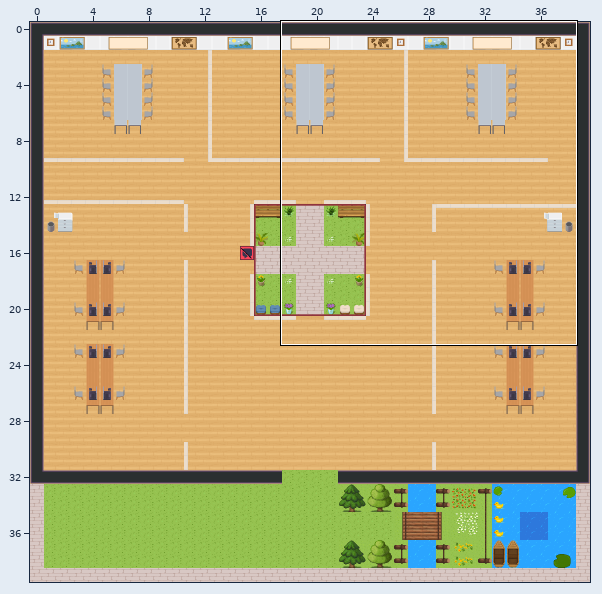
An edit to a level. Tiled map (JSON), map.tmj. Above, an overview of the earlier version with the close-up marked.
Close-up. Earlier state:
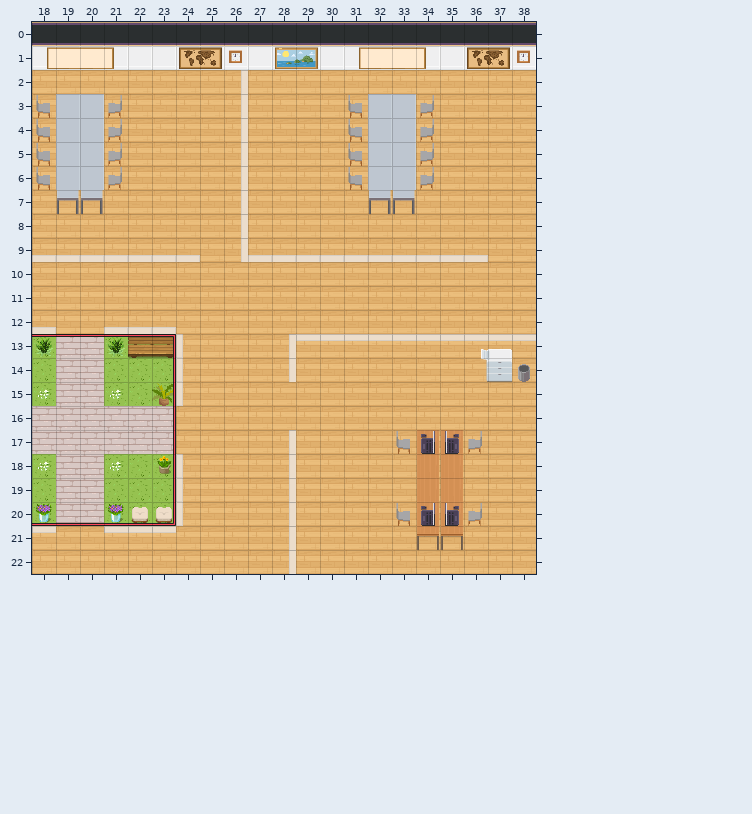
Cells are 32x32 px. Shown: x 18..38, y 0..22. The commit also changed other parts of the map, which this record leaves out.
And afterwards:
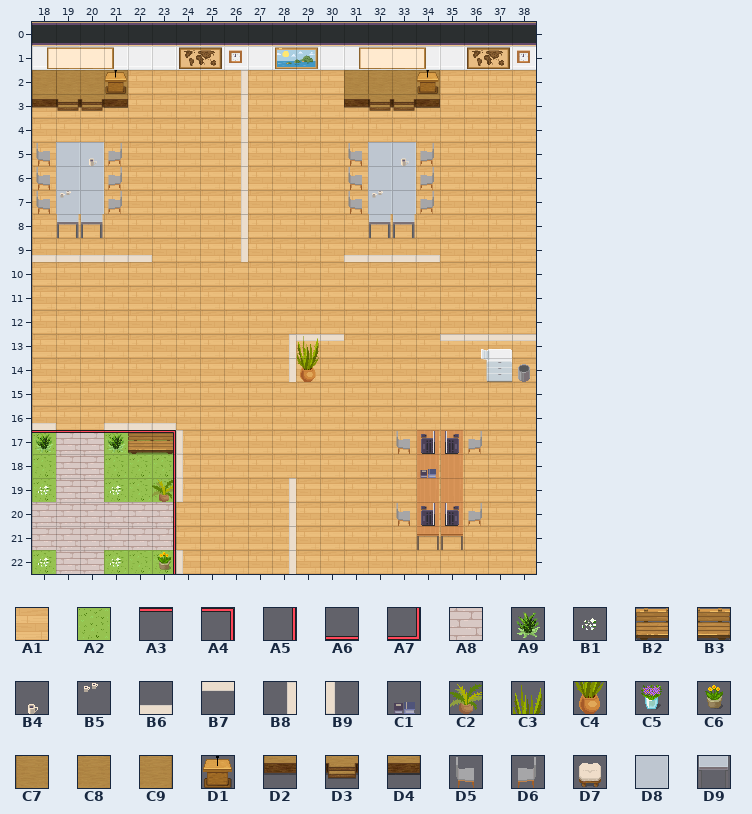
Key: from "Chunk 1": A1 2, A2 4, A3 16, A4 17, A5 19, A6 21, A7 22, A8 38, A9 55, B1 56, B2 129, B3 130, B4 153, B5 155, B6 167, B7 167 turned 180, B8 167 turned 270, B9 167 turned 90, C1 198, C2 200; from "WA_Decoration": C3 75, C4 87, C5 92, C6 93; from "WA_Other_Furniture": C7 100, C8 101, C9 102, D1 104, D2 112, D3 113, D4 114; from "WA_Seats": D5 119, D6 120, D7 164; from "WA_Tables": D8 17, D9 28.
__ is an empty cell.
Tiles of an added or newly shown layer are drawn over the layers below it.
From old to new:
Layer "Ground/floor/tile-floor-1":
Tile A1 replaces tile A2 in rows 13 to 15 at x 18 and 21 to 23.
Tile A1 replaces tile A8 in rows 13 to 15 at x 19 to 20; in row 16 at x 18 to 23.
Tile A2 replaces tile A1 in row 22 at x 18 and 21 to 23.
Tile A2 replaces tile A8 in row 17 at x 18 and 21 to 23.
Tile A8 replaces tile A1 in row 21 at x 18 to 23; in row 22 at x 19 to 20.
Tile A8 replaces tile A2 in row 20 at x 18 and 21 to 23.
Layer "Ground/floor/tile-stage-board-meeting-ro" (added):
Tile C7 is added in row 2 at x 18 to 19.
Tile C8 is added in row 2 at x 20.
Tile C9 is added in row 2 at x 21.
Tile D2 is added in row 3 at x 18.
Tile D3 is added in row 3 at x 19 to 20.
Tile D4 is added in row 3 at x 21.
Layer "Ground/floor/tile-stage-board-meeting-ro" (added):
Tile C7 is added in row 2 at x 31 to 32.
Tile C8 is added in row 2 at x 33.
Tile C9 is added in row 2 at x 34.
Tile D2 is added in row 3 at x 31.
Tile D3 is added in row 3 at x 32 to 33.
Tile D4 is added in row 3 at x 34.
Layer "Ground/walls/tile-walls1":
Tile B6 is added in row 16 at x 18 and 21 to 23.
Tile B9 is added in row 17 at x 24; in row 22 at x 24.
Tile B6 is removed in row 9 at x 23 to 24, 27 to 30 and 35 to 36; in row 12 at x 18 and 21 to 23.
Tile B7 is removed in row 13 at x 31 to 34; in row 21 at x 18 and 21 to 23.
Tile B8 is removed in rows 17 to 18 at x 28.
Tile B9 is removed in rows 13 to 15 at x 24; in row 20 at x 24.
Layer "Ground/furnitures/tile-texture-level-1":
Tile A9 is added in row 17 at x 18 and 21.
Tile B1 is added in row 19 at x 18 and 21; in row 22 at x 18 and 21.
Tile B2 is added in row 17 at x 22.
Tile B3 is added in row 17 at x 23.
Tile C2 is added in row 19 at x 23.
Tile C3 is added in row 13 at x 29.
Tile C4 is added in row 14 at x 29.
Tile C6 is added in row 22 at x 23.
Tile D5 is added in row 7 at x 18 and 31.
Tile D6 is added in row 7 at x 21 and 34.
Tile D8 replaces tile D9 in row 7 at x 19 to 20 and 32 to 33.
Tile D9 is added in row 8 at x 19 to 20 and 32 to 33.
Tile A9 is removed in row 13 at x 18 and 21.
Tile B1 is removed in row 15 at x 18 and 21; in row 18 at x 18 and 21.
Tile B2 is removed in row 13 at x 22.
Tile B3 is removed in row 13 at x 23.
Tile C2 is removed in row 15 at x 23.
Tile C5 is removed in row 20 at x 18 and 21.
Tile C6 is removed in row 18 at x 23.
Tile D5 is removed in rows 3 to 4 at x 18 and 31.
Tile D6 is removed in rows 3 to 4 at x 21 and 34.
Tile D7 is removed in row 20 at x 22 to 23.
Tile D8 is removed in rows 3 to 4 at x 19 to 20 and 32 to 33.
Layer "Ground/furnitures/tile-texture-level-2":
Tile B4 is added in row 5 at x 20 and 33.
Tile B5 is added in row 7 at x 19 and 32.
Tile C1 is added in row 18 at x 34.
Tile D1 is added in row 2 at x 21 and 34.
Layer "rooms/silent-zones/tile-red-square":
Tile A3 is added in row 17 at x 18 to 22.
Tile A4 replaces tile A5 in row 17 at x 23.
Tile A5 replaces tile A7 in row 20 at x 23.
Tile A5 is added in rows 21 to 22 at x 23.
Tile A3 is removed in row 13 at x 18 to 22.
Tile A4 is removed in row 13 at x 23.
Tile A5 is removed in rows 14 to 16 at x 23.
Tile A6 is removed in row 20 at x 18 to 22.
